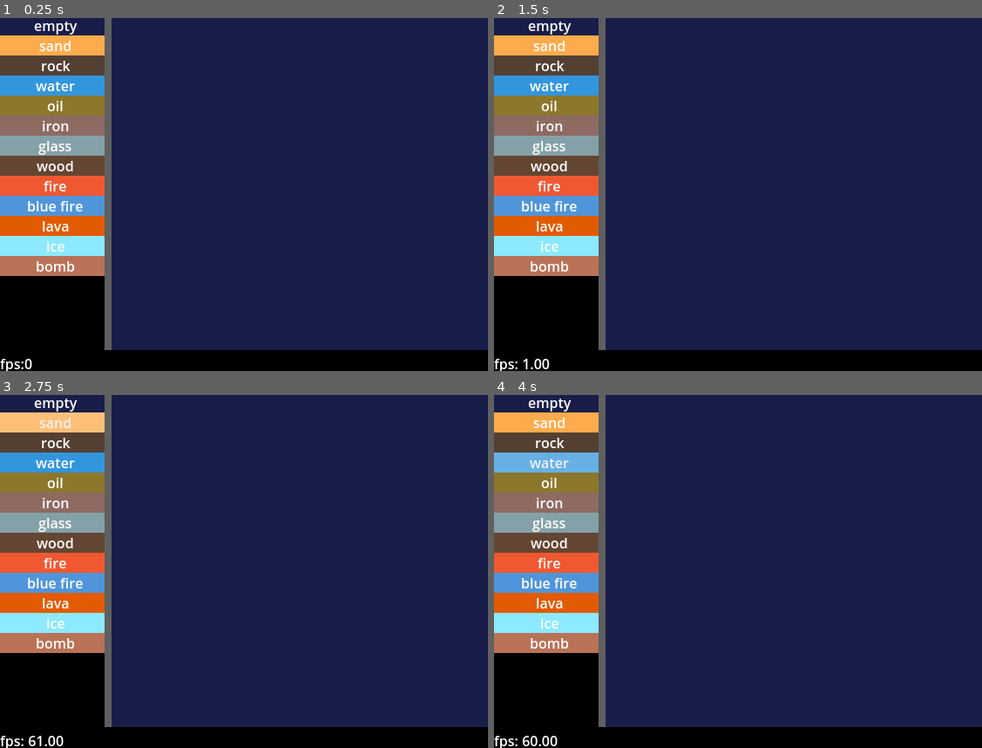
Above: before the commit, frames 1-4 (two rows, left to right).
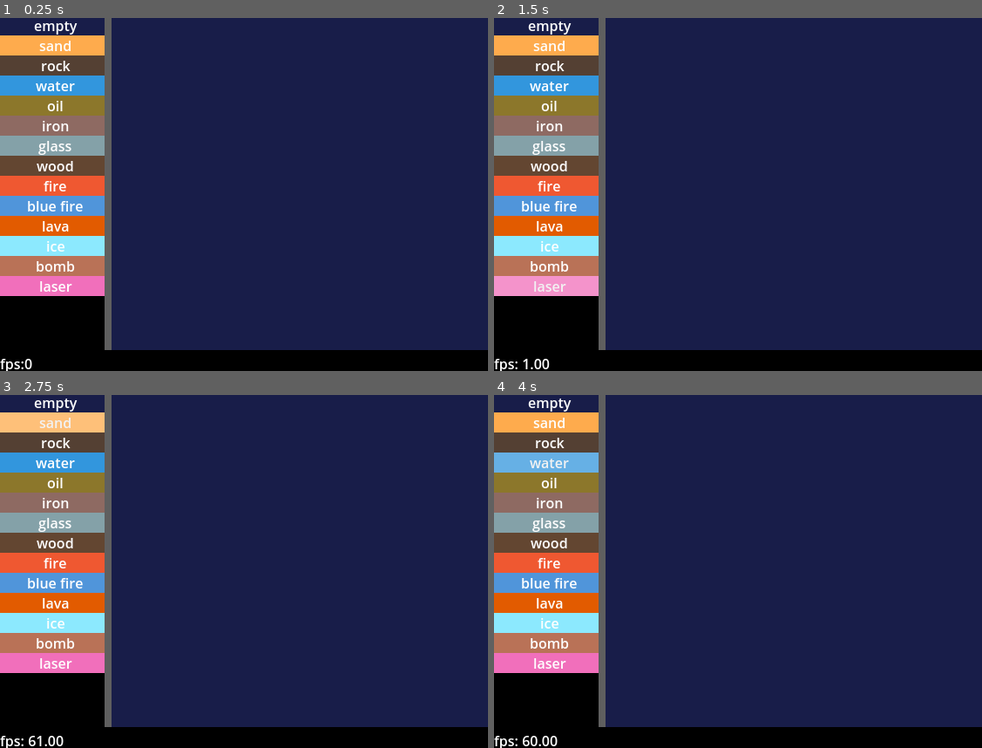
Above: after the commit, the same moments.

Repository: kiwijuice56/sand-spoon
Game: Godot game, scene res://main/main.tscn
The game is run twice, just before and just after one commit, with the same random seed, the same clock (stepped at 60 frames per second) and the same inputs.
Inputs (mouse positions are in pixels of both pictures, inside the frame that each line leads up to):
- Up to frame 1 (0.25 s): no input
- Up to frame 2 (1.5 s): click "empty" at 0.5 s; click (547, 286) at 1.25 s, where only the run after the commit has a clickable "laser"
- Up to frame 3 (2.75 s): click "sand" at 2 s
- Up to frame 4 (4 s): click "rock" at 2.75 s; click "water" at 3.5 s

The runs differ from the first frame. In frame 1, 1.2% of the frame differs, in the area x 0-22%, y 73-79%; in frame 2, 1.2%; in frame 3, 1.2%; in frame 4, 1.2%.

Commit message:
Added lasers

Diff:
--- /dev/null
+++ b/main/icons/explosion_icon.svg
@@ -0,0 +1,20 @@
+<?xml version="1.0" encoding="UTF-8" ?>
+<svg version="1.1" width="36" height="36" xmlns="http://www.w3.org/2000/svg" shape-rendering="crispEdges">
+<rect x="16" y="4" width="4" height="4" fill="#FFD6BF" />
+<rect x="16" y="8" width="4" height="4" fill="#FFD6BF" />
+<rect x="12" y="12" width="4" height="4" fill="#FFD6BF" />
+<rect x="16" y="12" width="4" height="4" fill="#FFD6BF" />
+<rect x="20" y="12" width="4" height="4" fill="#FFD6BF" />
+<rect x="4" y="16" width="4" height="4" fill="#FFD6BF" />
+<rect x="8" y="16" width="4" height="4" fill="#FFD6BF" />
+<rect x="12" y="16" width="4" height="4" fill="#FFD6BF" />
+<rect x="16" y="16" width="4" height="4" fill="#FFD6BF" />
+<rect x="20" y="16" width="4" height="4" fill="#FFD6BF" />
+<rect x="24" y="16" width="4" height="4" fill="#FFD6BF" />
+<rect x="28" y="16" width="4" height="4" fill="#FFD6BF" />
+<rect x="12" y="20" width="4" height="4" fill="#FFD6BF" />
+<rect x="16" y="20" width="4" height="4" fill="#FFD6BF" />
+<rect x="20" y="20" width="4" height="4" fill="#FFD6BF" />
+<rect x="16" y="24" width="4" height="4" fill="#FFD6BF" />
+<rect x="16" y="28" width="4" height="4" fill="#FFD6BF" />
+</svg>
--- /dev/null
+++ b/main/icons/laser_icon.svg
@@ -0,0 +1,34 @@
+<?xml version="1.0" encoding="UTF-8" ?>
+<svg version="1.1" width="36" height="36" xmlns="http://www.w3.org/2000/svg" shape-rendering="crispEdges">
+<rect x="12" y="0" width="4" height="4" fill="#D8BFFF" />
+<rect x="16" y="0" width="4" height="4" fill="#D8BFFF" />
+<rect x="20" y="0" width="4" height="4" fill="#D8BFFF" />
+<rect x="12" y="4" width="4" height="4" fill="#D8BFFF" />
+<rect x="16" y="4" width="4" height="4" fill="#D8BFFF" />
+<rect x="20" y="4" width="4" height="4" fill="#D8BFFF" />
+<rect x="12" y="8" width="4" height="4" fill="#D8BFFF" />
+<rect x="16" y="8" width="4" height="4" fill="#D8BFFF" />
+<rect x="20" y="8" width="4" height="4" fill="#D8BFFF" />
+<rect x="12" y="12" width="4" height="4" fill="#D8BFFF" />
+<rect x="16" y="12" width="4" height="4" fill="#D8BFFF" />
+<rect x="20" y="12" width="4" height="4" fill="#D8BFFF" />
+<rect x="12" y="16" width="4" height="4" fill="#D8BFFF" />
+<rect x="16" y="16" width="4" height="4" fill="#D8BFFF" />
+<rect x="20" y="16" width="4" height="4" fill="#D8BFFF" />
+<rect x="4" y="20" width="4" height="4" fill="#D8BFFF" />
+<rect x="12" y="20" width="4" height="4" fill="#D8BFFF" />
+<rect x="16" y="20" width="4" height="4" fill="#D8BFFF" />
+<rect x="20" y="20" width="4" height="4" fill="#D8BFFF" />
+<rect x="28" y="20" width="4" height="4" fill="#D8BFFF" />
+<rect x="12" y="24" width="4" height="4" fill="#D8BFFF" />
+<rect x="16" y="24" width="4" height="4" fill="#D8BFFF" />
+<rect x="20" y="24" width="4" height="4" fill="#D8BFFF" />
+<rect x="4" y="28" width="4" height="4" fill="#D8BFFF" />
+<rect x="12" y="28" width="4" height="4" fill="#D8BFFF" />
+<rect x="16" y="28" width="4" height="4" fill="#D8BFFF" />
+<rect x="20" y="28" width="4" height="4" fill="#D8BFFF" />
+<rect x="28" y="28" width="4" height="4" fill="#D8BFFF" />
+<rect x="12" y="32" width="4" height="4" fill="#D8BFFF" />
+<rect x="16" y="32" width="4" height="4" fill="#D8BFFF" />
+<rect x="20" y="32" width="4" height="4" fill="#D8BFFF" />
+</svg>
--- a/main/main.tscn
+++ b/main/main.tscn
@@ -22,8 +22,9 @@
 [ext_resource type="Resource" uid="uid://dmnlsv355gygw" path="res://main/simulation/element/fluid/blue_fire.tres" id="18_56lxe"]
 [ext_resource type="Resource" uid="uid://c3jubx3w7ogpw" path="res://main/simulation/element/explosion/explosion.tres" id="19_ef3v6"]
 [ext_resource type="Resource" uid="uid://b8em3mxvlifq7" path="res://main/simulation/element/solid/bomb.tres" id="20_sgjin"]
+[ext_resource type="Resource" uid="uid://bqgjw8wry45l0" path="res://main/simulation/element/laser/laser.tres" id="21_l6itd"]
 
-[sub_resource type="Image" id="Image_wgkq2"]
+[sub_resource type="Image" id="Image_l8qah"]
 data = {
 "data": PackedByteArray(0, 0, 0, 0, 0, 0, 0, 0, 0, 0, 0, 0, 0, 0, 0, 0, 0, 0, 0, 0, 0, 0, 0, 0, 0, 0, 0, 0, 0, 0, 0, 0, …(62113 unchanged characters)…
 "format": "RGBA8",
@@ -79,7 +80,7 @@
 simulation_size = Vector2i(72, 64)
 simulation_scale = 6
 chunk_size = 8
-elements = Array[ExtResource("2_55j5a")]([ExtResource("4_oq8 …(335 unchanged characters)… rce("19_ef3v6"), ExtResource("20_sgjin")])
+elements = Array[ExtResource("2_55j5a")]([ExtResource("4_oq8 …(335 unchanged characters)… rce("19_ef3v6"), ExtResource("20_sgjin"), ExtResource("21_l6itd")])
 
 [node name="Painter" type="Node" parent="VBoxContainer/HBoxContainer/Simulation" node_paths=PackedStringArray("sim", "selector")]
 script = ExtResource("3_3diiu")
--- a/main/simulation/element/explosion/explosion.gd
+++ b/main/simulation/element/explosion/explosion.gd
@@ -1,18 +1,24 @@
-@icon("res://main/icons/element_icon.svg")
+@icon("res://main/icons/explosion_icon.svg")
 class_name Explosion extends Element
+
+@export var explosion_color: Color
 
 func process(sim: Simulation, row: int, col: int, data: int) -> bool:
 	if not super.process(sim, row, col, data):
 		return false
-	grow(sim, row + 1, col)
-	grow(sim, row - 1, col)
-	grow(sim, row, col + 1)
-	grow(sim, row, col - 1)
+	grow(sim, row + 1, col, unique_name)
+	grow(sim, row - 1, col, unique_name)
+	grow(sim, row, col + 1, unique_name)
+	grow(sim, row, col - 1, unique_name)
 	return true
 
-func grow(sim: Simulation, row: int, col: int) -> void:
+func get_color(_sim: Simulation, _row: int, _col: int, _data: int) -> Color:
+	return explosion_color
+
+static func grow(sim: Simulation, row: int, col: int, element: String) -> bool:
 	if not sim.in_bounds(row, col):
-		return
+		return false
 	if sim.fast_randf() < sim.get_element_resource(row, col).explosion_resistance:
-		return
-	sim.set_element(row, col, "explosion")
+		return false
+	sim.set_element(row, col, element)
+	return true
--- a/main/simulation/element/explosion/explosion.tres
+++ b/main/simulation/element/explosion/explosion.tres
@@ -4,10 +4,11 @@
 
 [resource]
 script = ExtResource("1_istnf")
+explosion_color = Color(2, 2, 2, 1)
 unique_name = "explosion"
 hidden = true
-ui_color = Color(2, 2, 2, 1)
-initial_temperature = 3000.0
+ui_color = Color(0.64384, 0.409639, 0.319612, 1)
+initial_temperature = 5000.0
 conductivity = 0.5
 high_heat_point = -1.0
 high_heat_transformation = "empty"
--- a/main/simulation/element/fluid/fluid.gd
+++ b/main/simulation/element/fluid/fluid.gd
@@ -49,8 +49,10 @@
 	if not sim.in_bounds(row, col):
 		return false
 	var element: Element = sim.get_element_resource(row, col)
+	if element is Empty:
+		return true
 	if element is Solid:
 		return false
 	if element is Fluid and element.density >= density:
 		return false
-	return true
+	return false
--- /dev/null
+++ b/main/simulation/element/laser/laser.gd
@@ -0,0 +1,16 @@
+@icon("res://main/icons/laser_icon.svg")
+class_name Laser extends Element
+
+@export var laser_color: Color
+@export var reach: int = 1
+
+func process(sim: Simulation, row: int, col: int, data: int) -> bool:
+	if not super.process(sim, row, col, data):
+		return false
+	for i in range(reach):
+		if not Explosion.grow(sim, row + i, col, unique_name):
+			break
+	return true
+
+func get_color(_sim: Simulation, _row: int, _col: int, _data: int) -> Color:
+	return laser_color
--- /dev/null
+++ b/main/simulation/element/laser/laser.tres
@@ -0,0 +1,21 @@
+[gd_resource type="Resource" script_class="Laser" load_steps=2 format=3 uid="uid://bqgjw8wry45l0"]
+
+[ext_resource type="Script" path="res://main/simulation/element/laser/laser.gd" id="1_4j56q"]
+
+[resource]
+script = ExtResource("1_4j56q")
+laser_color = Color(3, 1, 3, 1)
+reach = 2
+unique_name = "laser"
+hidden = false
+ui_color = Color(0.946388, 0.436045, 0.734792, 1)
+initial_temperature = 6000.0
+conductivity = 0.5
+high_heat_point = -1.0
+high_heat_transformation = "empty"
+low_heat_point = -1.0
+low_heat_transformation = "empty"
+explosion_resistance = 0.0
+decay_proportion = 0.2
+decay_transformation = "smoke"
+skip_proportion = 0.0
--- a/main/simulation/element/solid/bomb.tres
+++ b/main/simulation/element/solid/bomb.tres
@@ -16,7 +16,7 @@
 ui_color = Color(0.729412, 0.447059, 0.341176, 1)
 initial_temperature = 293.0
 conductivity = 0.5
-high_heat_point = 350.0
+high_heat_point = 500.0
 high_heat_transformation = "explosion"
 low_heat_point = -1.0
 low_heat_transformation = "empty"
--- a/project.godot
+++ b/project.godot
@@ -34,7 +34,9 @@
 
 folder_colors={
 "res://main/simulation/element/": "gray",
+"res://main/simulation/element/explosion/": "orange",
 "res://main/simulation/element/fluid/": "blue",
+"res://main/simulation/element/laser/": "purple",
 "res://main/simulation/element/solid/": "yellow"
 }
 
Not shown, added: main/icons/explosion_icon.svg.import
Not shown, added: main/icons/laser_icon.svg.import
Not shown: 2 places in main/main.tscn that only renumber resources
